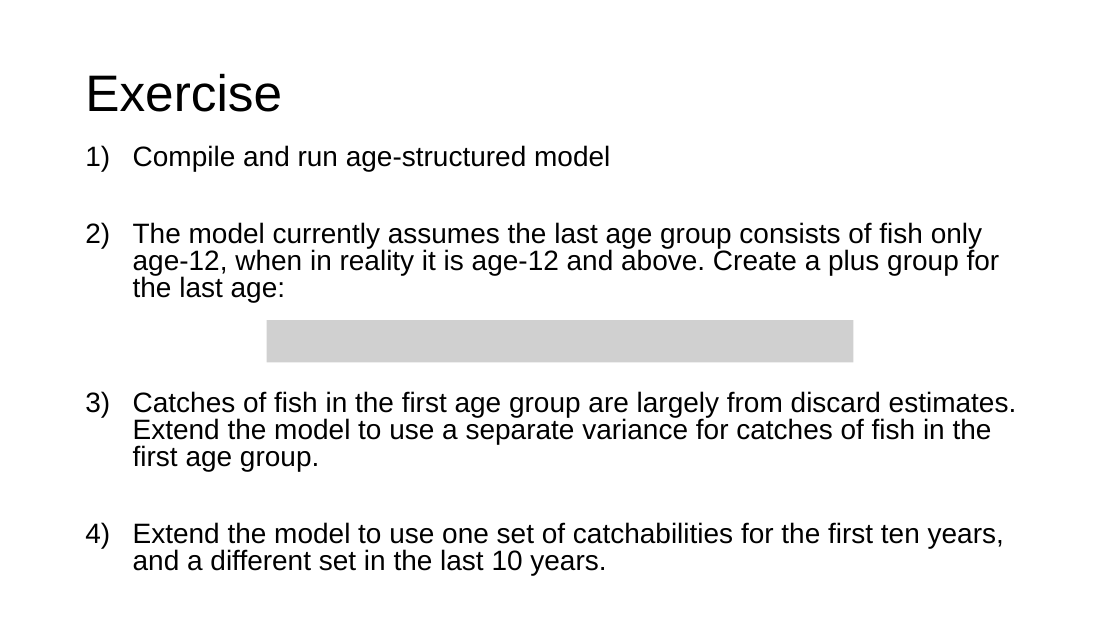
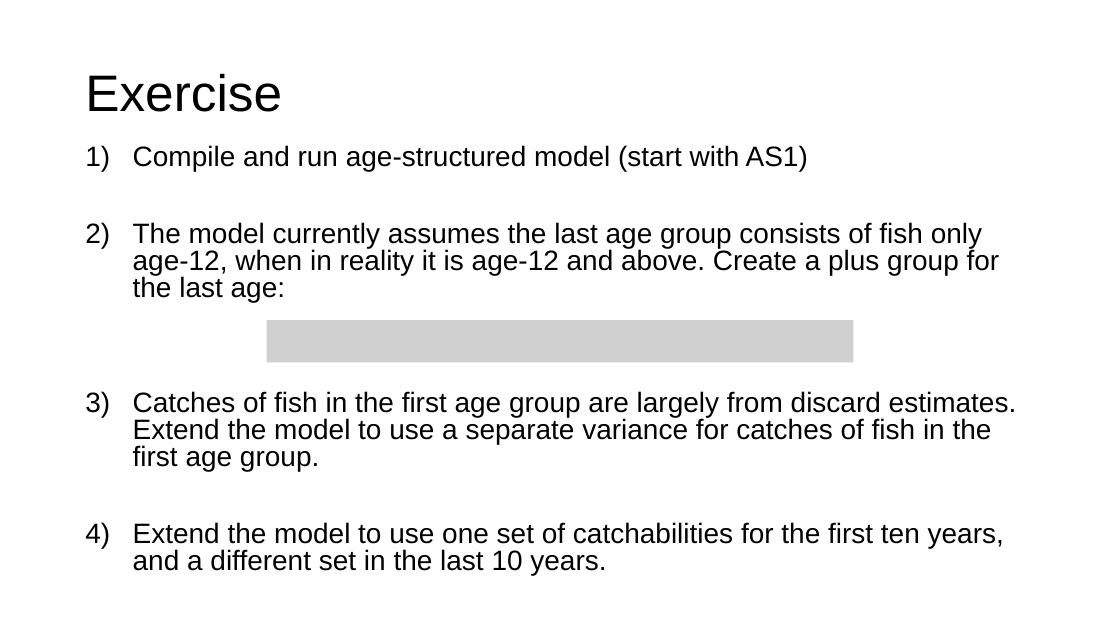
Before and after one commit to merrillrudd/ADMB_course, a slide deck: slide 8 of Day2/2b_Age-structured/Age-structured models.pptx. Drawn at 1120x630 pixels with LibreOffice and Linux fonts; fonts in the diff are those of the drawing; grey boxes stand for pictures. Boxes give left, top, right and bottom in pixels: in the first picture for what was removed or moved away, otherwise in the second. Text is boxed around its words. In the diff, an @@ line names an element or a change of style, - is before the commit and + after.

Commit message:
exercises day 1 and 2

```diff
--- a/Day2/2b_Age-structured/Age-structured models.pptx
+++ b/Day2/2b_Age-structured/Age-structured models.pptx
@@ text at (133,145,808,171): text changed @@
-1) Compile and run age-structured model
+1) Compile and run age-structured model (start with AS1)
```
Also in this commit, not shown: 54 other files.
